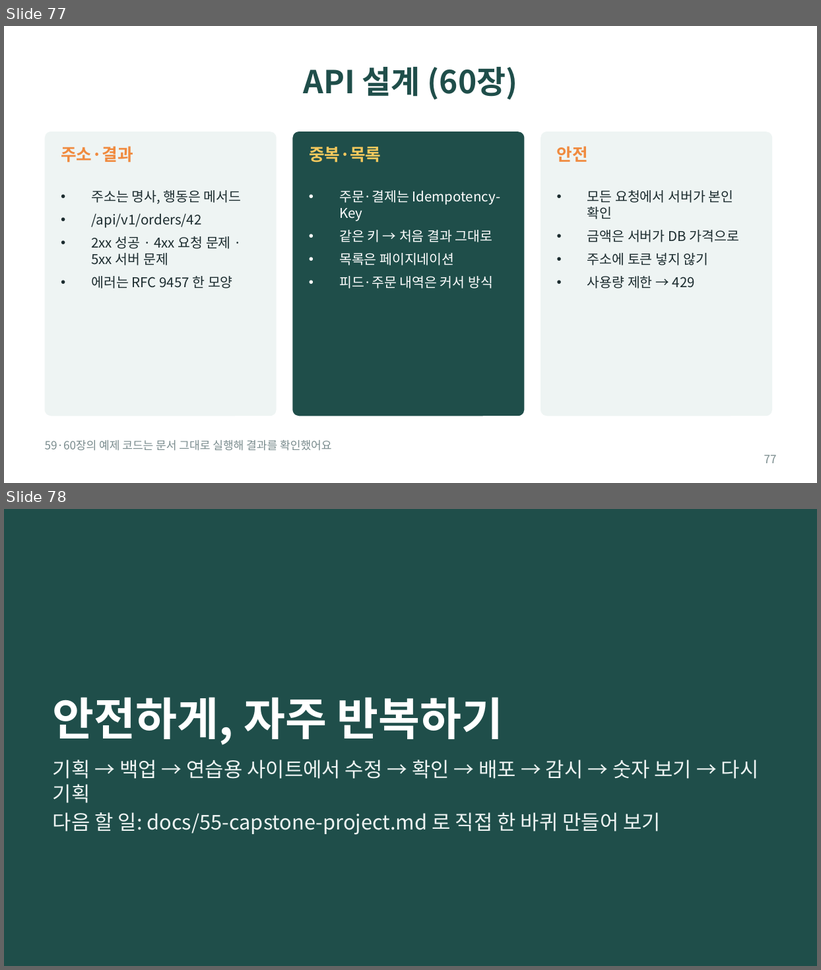
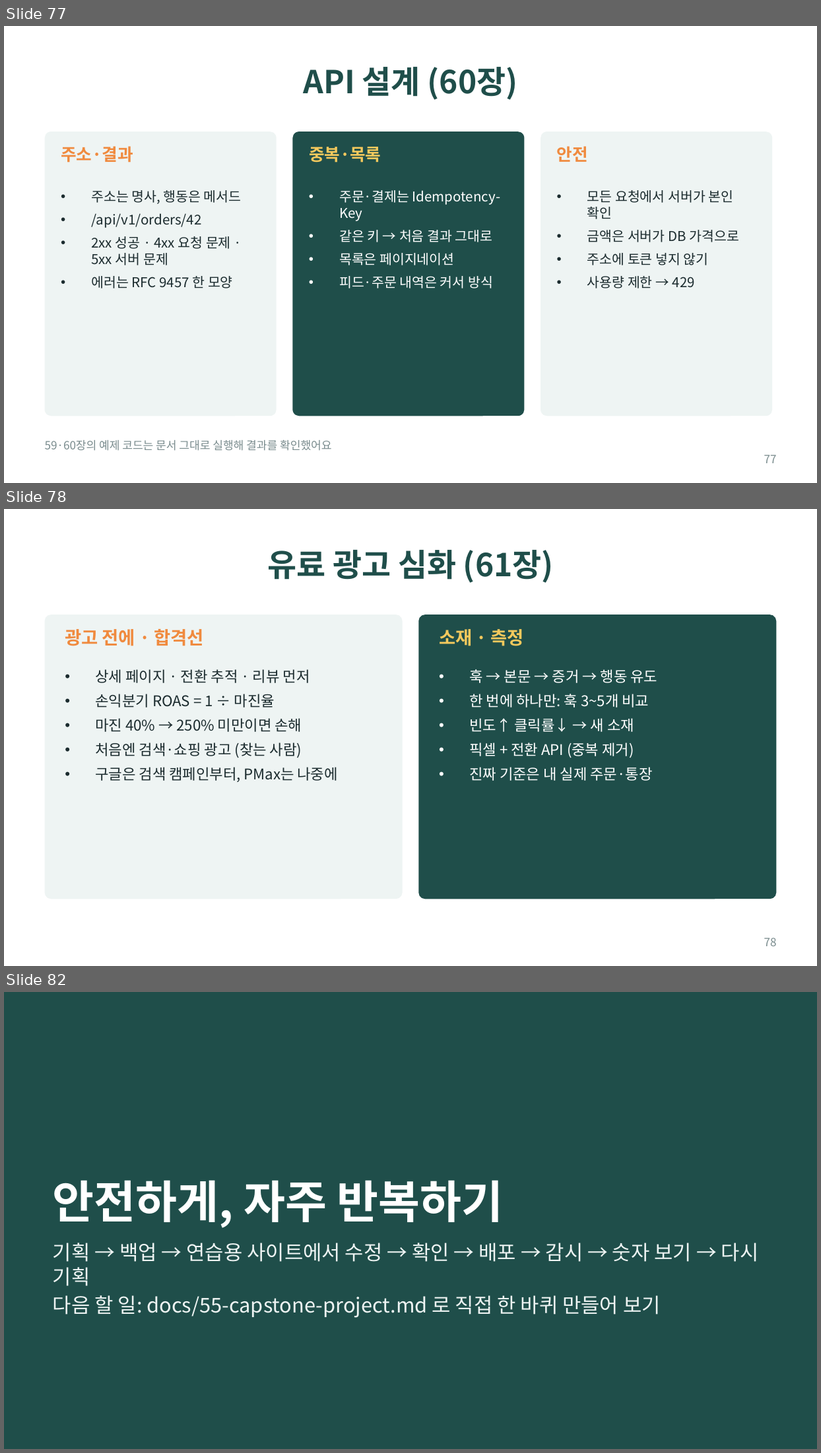
Before and after one commit to bincodin-ko/stanford-study, a slide deck: slides/internet-business-101.pptx. Shown one above the other, each under a label of ours: slides 77 and 78 before the commit, slides 77, 78 and 82 after it; the slides between them are not shown. The pictures are 821x970 and 821x1453 pixels, drawn with LibreOffice and Linux fonts; fonts in the diff are those of the drawing. Boxes give left, top, right and bottom in pixels: in the first picture for what was removed or moved away, otherwise in the second. Text is boxed around its words. In the diff, an @@ line names an element or a change of style, - is before the commit and + after.

```diff
--- a/slides/internet-business-101.pptx
+++ b/slides/internet-business-101.pptx
@@ slide 78 added at (4, 509, 817, 966), background #FFFFFF @@
@@ title added at (267, 550, 554, 583), 28 pt, text #1F4E4A, bold @@
+유료 광고 심화 (61장)
@@ rounded rectangle added at (45, 615, 403, 899), fill #EEF4F3 @@
@@ rounded rectangle added at (418, 615, 776, 899), fill #1F4E4A @@
@@ text added at (65, 629, 204, 646), 16 pt, text #F08A3E, bold @@
+광고 전에 · 합격선
@@ text added at (439, 629, 524, 646), 16 pt, text #F4C95D, bold @@
+소재 · 측정
@@ text added at (96, 669, 338, 782), 13 pt, text #1B2B2E @@
+• 상세 페이지 · 전환 추적 · 리뷰 먼저
+• 손익분기 ROAS = 1 ÷ 마진율
+• 마진 40% → 250% 미만이면 손해
+• 처음엔 검색·쇼핑 광고 (찾는 사람)
+• 구글은 검색 캠페인부터, PMax는 나중에
@@ text added at (469, 669, 657, 781), 13 pt, text #FFFFFF @@
+• 훅 → 본문 → 증거 → 행동 유도
+• 한 번에 하나만: 훅 3~5개 비교
+• 빈도↑ 클릭률↓ → 새 소재
+• 픽셀 + 전환 API (중복 제거)
+• 진짜 기준은 내 실제 주문·통장
@@ page number added at (764, 938, 777, 947), 10 pt, text #7A8C8E @@
+78
@@ what was slide 78 is now slide 82 @@
```
Also in this commit, not shown: 3 other slides added, 12 other files.
